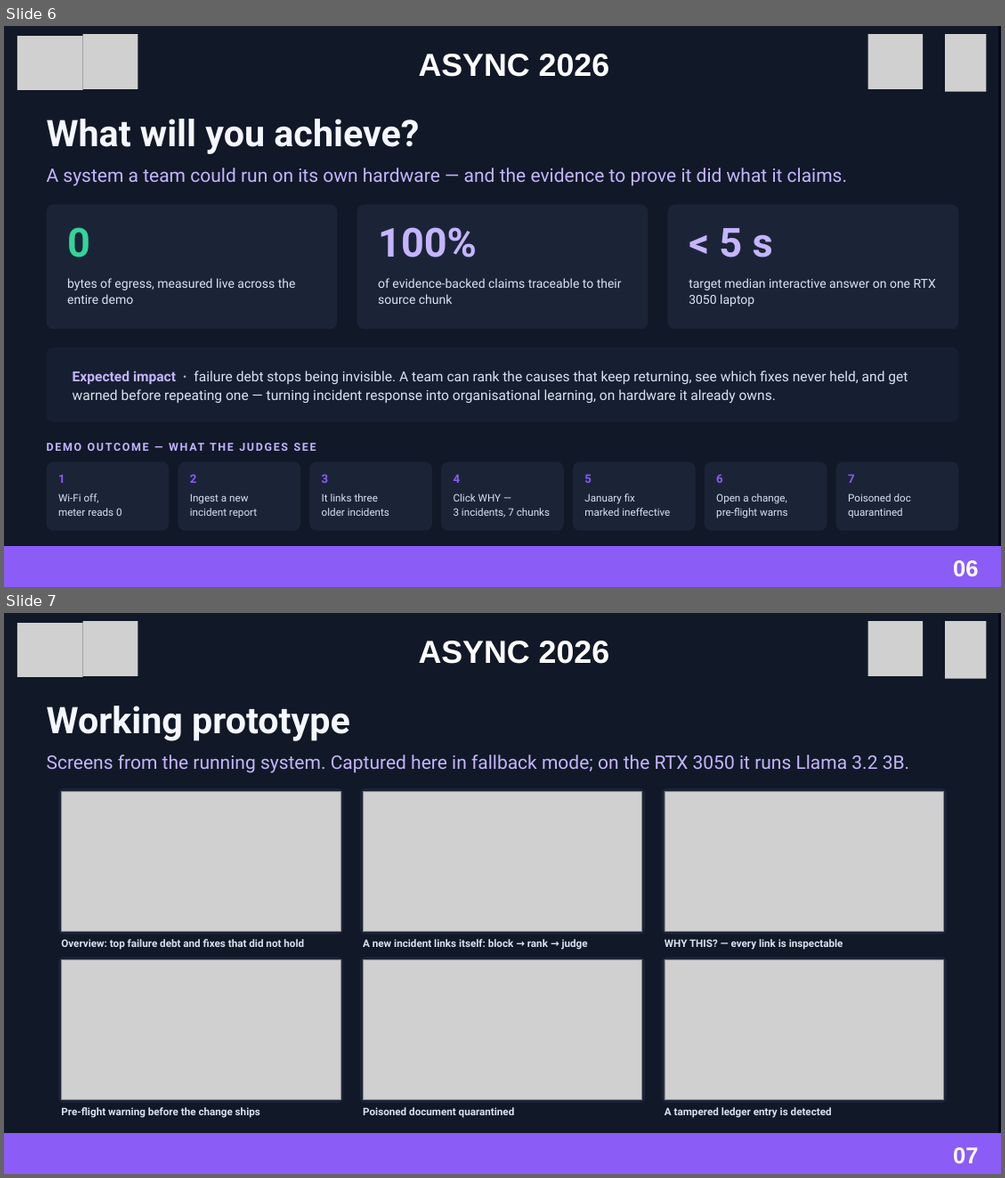
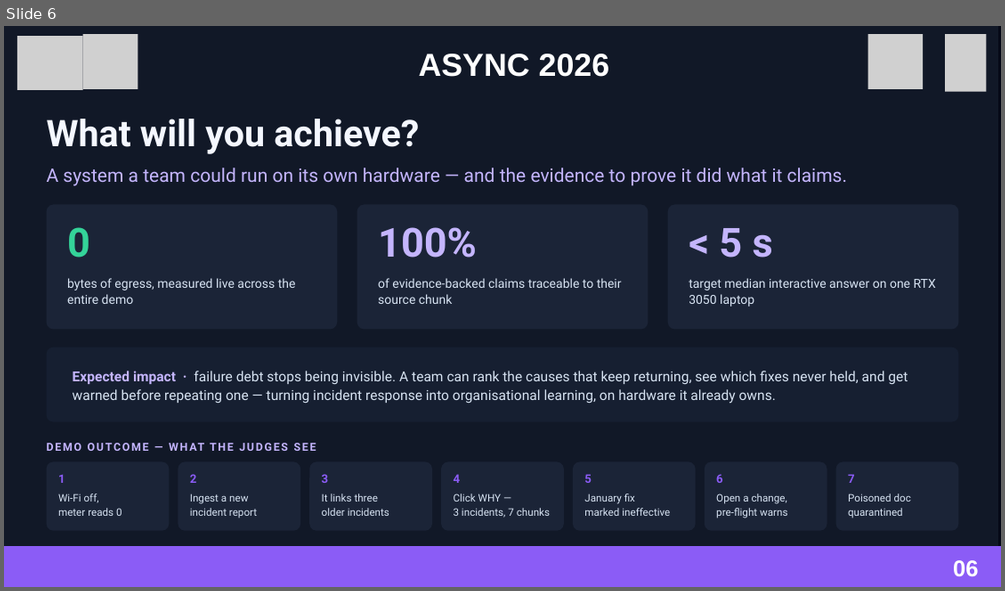
Before and after one commit to BradCage-afk/root-cause, a slide deck: docs/RootCause-ASYNC26-Final.pptx. Shown one above the other, each under a label of ours: slides 6 and 7 before the commit, slide 6 after it. The pictures are 1005x1178 and 1005x591 pixels, drawn with LibreOffice and Linux fonts; fonts in the diff are those of the drawing; grey boxes stand for pictures. Boxes give left, top, right and bottom in pixels: in the first picture for what was removed or moved away, otherwise in the second. Text is boxed around its words. In the diff, an @@ line names an element or a change of style, - is before the commit and + after.

```diff
--- a/docs/RootCause-ASYNC26-Final.pptx
+++ b/docs/RootCause-ASYNC26-Final.pptx
@@ slide 7 removed at box(4, 613, 1001, 1174), background #FFFFFF @@
@@ freeform shape removed at box(4, 613, 1001, 1142) @@
@@ freeform shape removed at box(4, 613, 998, 1174) @@
@@ picture removed at box(17, 623, 83, 677) @@
@@ picture removed at box(82, 622, 138, 676) @@
@@ picture removed at box(867, 622, 922, 676) @@
@@ picture removed at box(945, 622, 987, 679) @@
@@ text removed at box(419, 641, 610, 664) @@
-ASYNC 2026
@@ text removed at box(47, 706, 350, 741) @@
-Working prototype
@@ text removed at box(47, 755, 909, 773) @@
-Screens from the running system. Captured here in fallback mode; on the RTX 3050 it runs Llama 3.2 3B.
@@ rounded rectangle removed at box(58, 788, 343, 934) @@
@@ picture removed at box(61, 791, 340, 931) @@
@@ rounded rectangle removed at box(360, 788, 645, 934) @@
@@ picture removed at box(363, 791, 642, 931) @@
@@ rounded rectangle removed at box(662, 788, 947, 934) @@
@@ picture removed at box(664, 791, 944, 931) @@
@@ rounded rectangle removed at box(58, 957, 343, 1103) @@
@@ text removed at box(61, 939, 304, 949) @@
-Overview: top failure debt and fixes that did not hold
@@ rounded rectangle removed at box(360, 957, 645, 1103) @@
@@ text removed at box(363, 939, 588, 949) @@
-A new incident links itself: block → rank → judge
@@ rounded rectangle removed at box(662, 957, 947, 1103) @@
@@ text removed at box(664, 939, 843, 949) @@
-WHY THIS? — every link is inspectable
@@ picture removed at box(61, 960, 340, 1100) @@
@@ picture removed at box(363, 960, 642, 1100) @@
@@ picture removed at box(664, 960, 944, 1100) @@
@@ text removed at box(61, 1107, 260, 1118) @@
-Pre-flight warning before the change ships
@@ text removed at box(363, 1107, 515, 1118) @@
-Poisoned document quarantined
@@ text removed at box(664, 1107, 832, 1118) @@
-A tampered ledger entry is detected
@@ freeform shape removed at box(4, 1133, 1001, 1174) @@
@@ text removed at box(953, 1147, 979, 1163) @@
-07
```
Also in this commit, not shown: 1 slide changed, 2 slides added, 7 other files.
